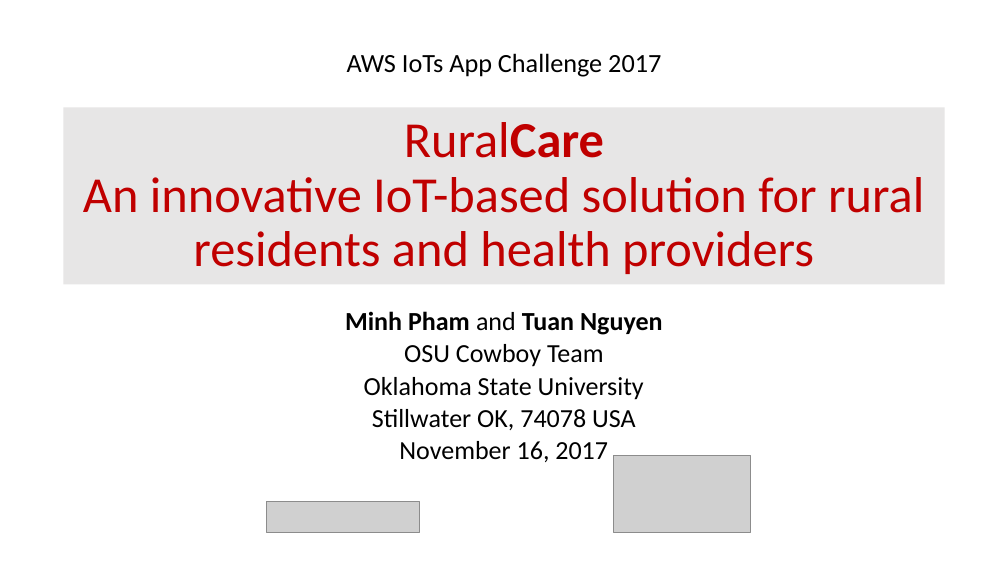
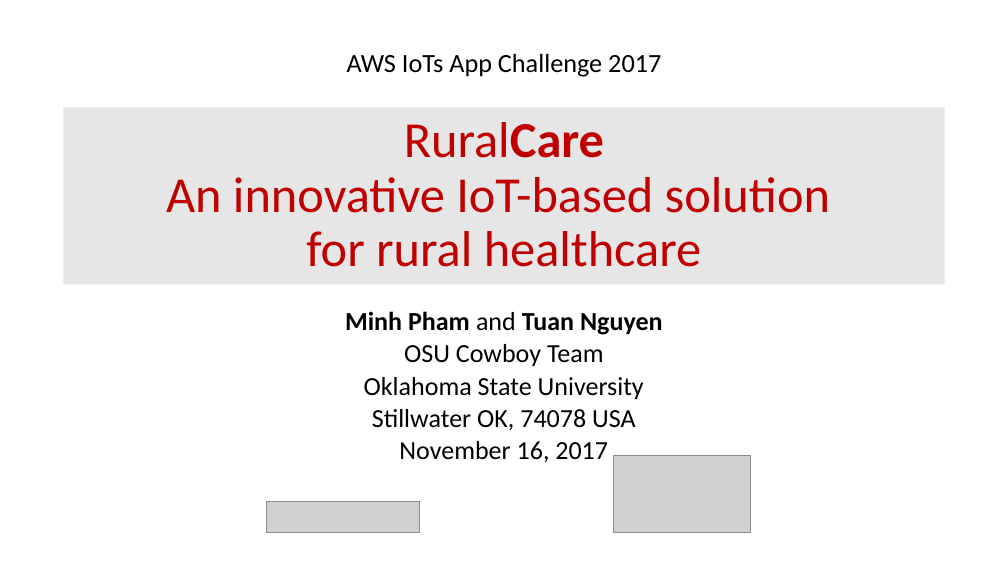
Before and after one commit to AWSGoPokes/aws-iot, a slide deck: slide 1 of docs/Presentation.pptx. Drawn at 1008x567 pixels with LibreOffice and Linux fonts; fonts in the diff are those of the drawing; grey boxes stand for pictures; background and template pictures are left out. Boxes give left, top, right and bottom in pixels: in the first picture for what was removed or moved away, otherwise in the second. Text is boxed around its words. In the diff, an @@ line names an element or a change of style, - is before the commit and + after.

Commit message:
update slide

```diff
--- a/docs/Presentation.pptx
+++ b/docs/Presentation.pptx
@@ title at (x1=166, y1=122, x2=830, y2=267): text changed @@
-RuralCare
-An innovative IoT-based solution for rural residents and health providers
+RuralCare
+An innovative IoT-based solution
+for rural healthcare
```
Also in this commit, not shown: 1 other slide changed, 5 slides added.
